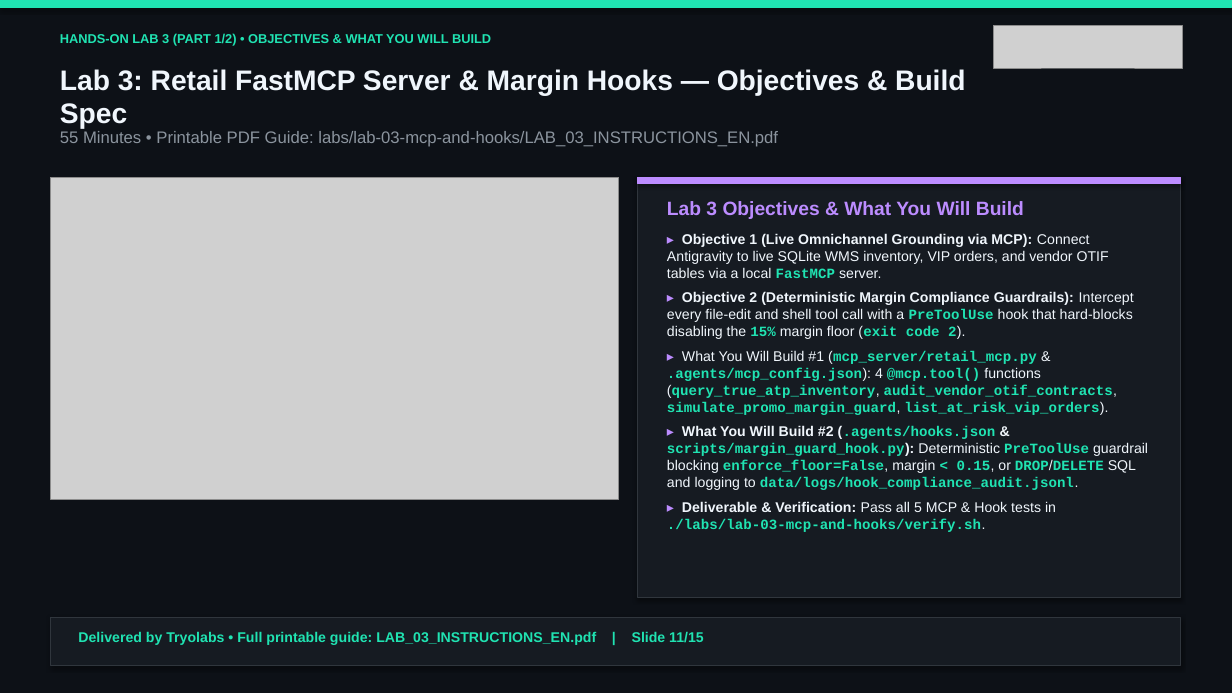
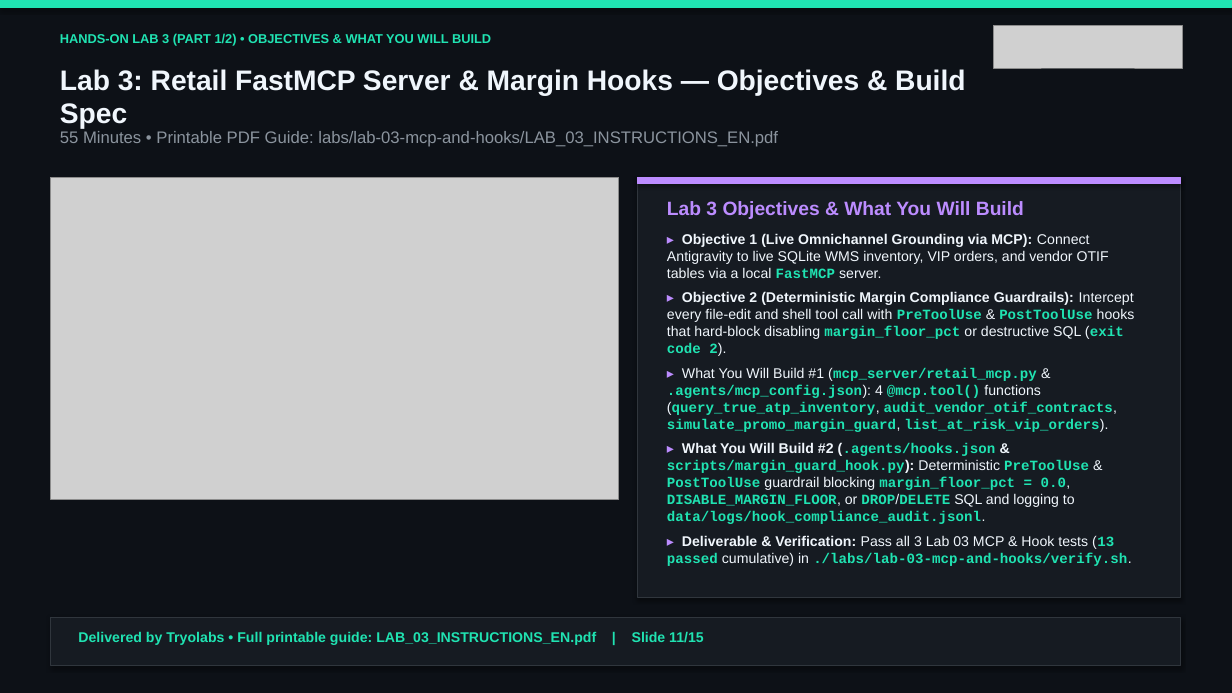
Before and after one commit to tryolabs/antigravity-workshop-retail, a slide deck: slide 11 of slides/antigravity_retail_workshop_en.pptx. Drawn at 1232x693 pixels with LibreOffice and Linux fonts; fonts in the diff are those of the drawing; grey boxes stand for pictures. Boxes give left, top, right and bottom in pixels: in the first picture for what was removed or moved away, otherwise in the second. Text is boxed around its words. In the diff, an @@ line names an element or a change of style, - is before the commit and + after.

```diff
--- a/slides/antigravity_retail_workshop_en.pptx
+++ b/slides/antigravity_retail_workshop_en.pptx
@@ text at [667,291,1135,356]: text changed; bold on @@
-▸ Objective 2 (Deterministic Margin Compliance Guardrails): Intercept every file-edit and shell tool call with a PreToolUse hook that hard-blocks disabling the 15% margin floor (exit code 2).
+▸ Objective 2 (Deterministic Margin Compliance Guardrails): Intercept every file-edit and shell tool call with PreToolUse & PostToolUse hooks that hard-block disabling margin_floor_pct or destructive SQL (exit code 2).
@@ text at [667,442,1132,566]: text changed @@
-▸ What You Will Build #2 (.agents/hooks.json & scripts/margin_guard_hook.py): Deterministic PreToolUse guardrail blocking enforce_floor=False, margin < 0.15, or DROP/DELETE SQL and logging to data/logs/hook_compliance_audit.jsonl.
-▸ Deliverable & Verification: Pass all 5 MCP & Hook tests in ./labs/lab-03-mcp-and-hooks/verify.sh.
+▸ What You Will Build #2 (.agents/hooks.json & scripts/margin_guard_hook.py): Deterministic PreToolUse & PostToolUse guardrail blocking margin_floor_pct = 0.0, DISABLE_MARGIN_FLOOR, or DROP/DELETE SQL and logging to data/logs/hook_compliance_audit.jsonl.
+▸ Deliverable & Verification: Pass all 3 Lab 03 MCP & Hook tests (13 passed cumulative) in ./labs/lab-03-mcp-and-hooks/verify.sh.
```
Also in this commit, not shown: 8 other slides changed, 44 other files.
